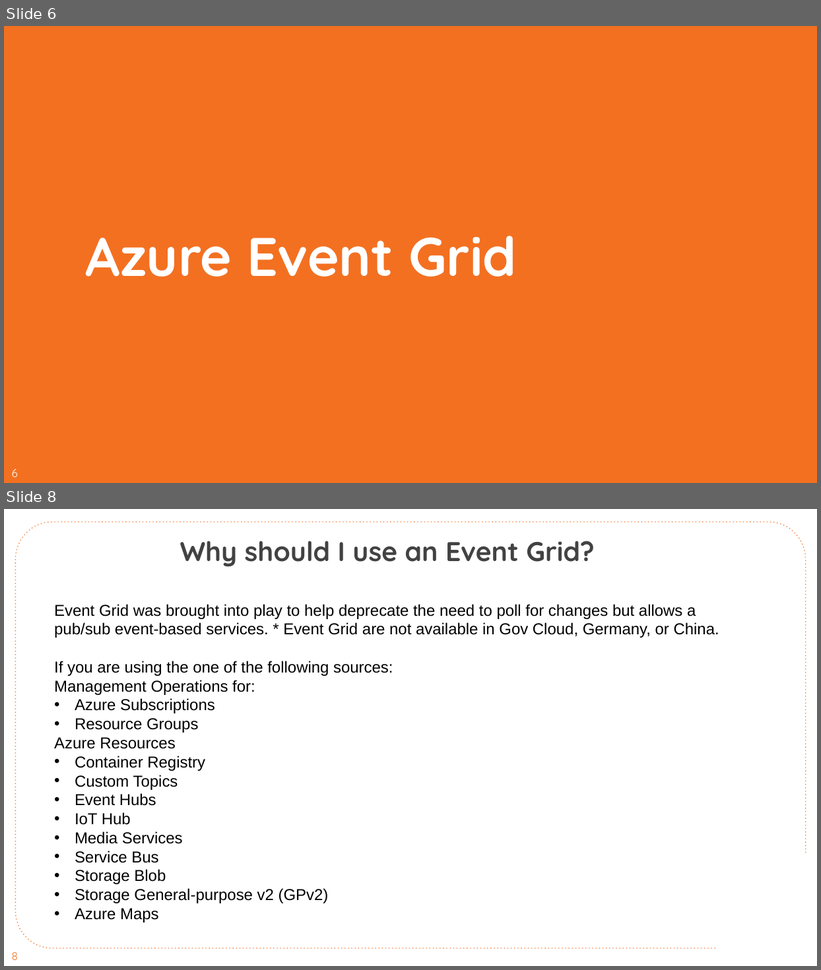
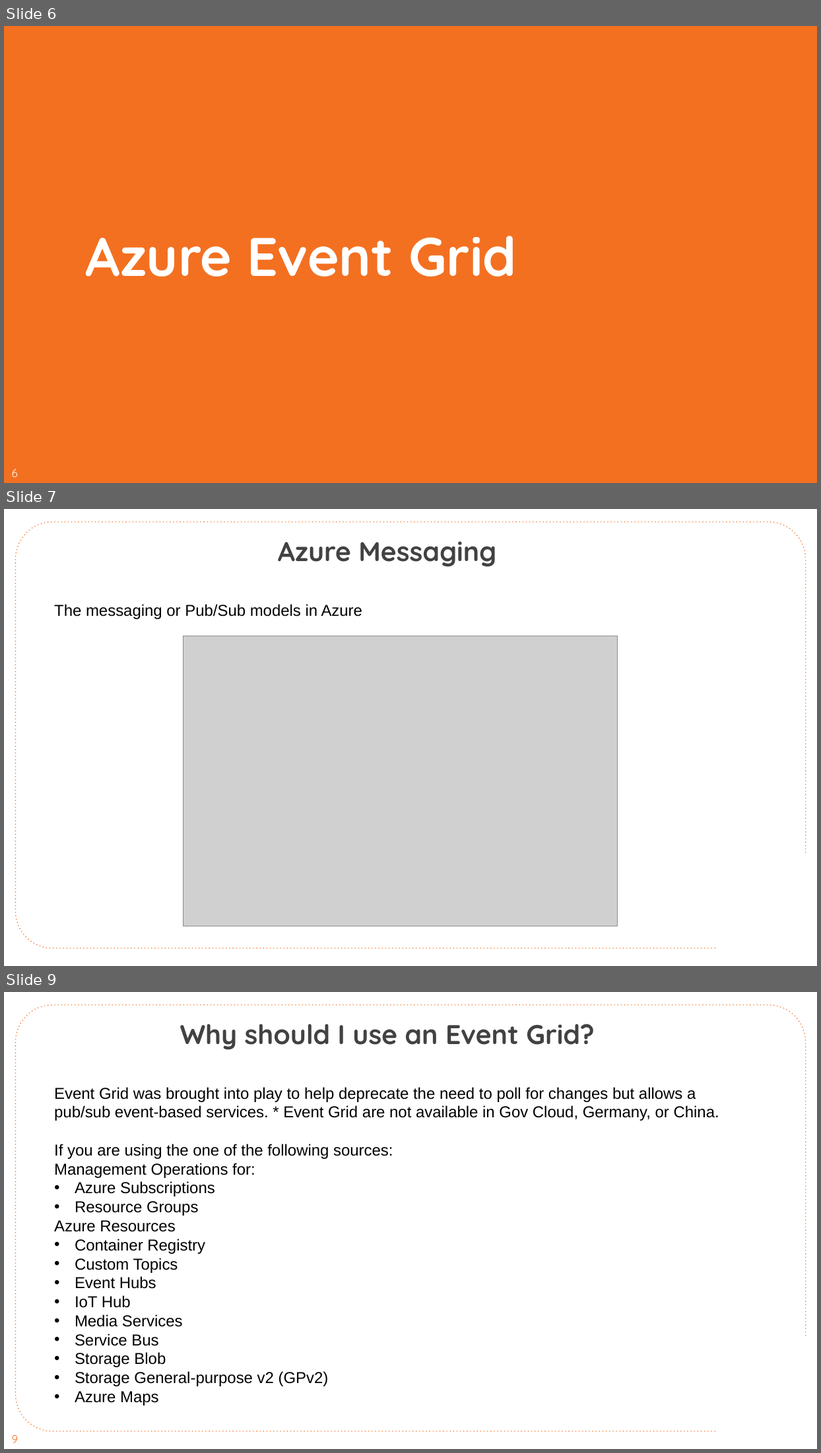
Before and after one commit to CloudSpecOps/Serverless-Architectures-with-Azure, a slide deck: Session Presentation/Azure-Serverless-Architecture-Session-Day-2.pptx. Shown one above the other, each under a label of ours: slides 6 and 8 before the commit, slides 6, 7 and 9 after it; the slides between them are not shown. The pictures are 821x970 and 821x1453 pixels, drawn with LibreOffice and Linux fonts; fonts in the diff are those of the drawing; grey boxes stand for pictures; background and template pictures are left out. Boxes give left, top, right and bottom in pixels: in the first picture for what was removed or moved away, otherwise in the second. Text is boxed around its words. In the diff, an @@ line names an element or a change of style, - is before the commit and + after.

```diff
--- a/Session Presentation/Azure-Serverless-Architecture-Session-Day-2.pptx
+++ b/Session Presentation/Azure-Serverless-Architecture-Session-Day-2.pptx
@@ slide 7 added at <box>4,509,817,966</box>, background #FFFFFF; not listed: 1 template element that a slide beside it also shows @@
@@ text added at <box>278,541,496,566</box>, 48 pt, text #424242, bold @@
+Azure Messaging
@@ text added at <box>54,604,363,619</box>, 28 pt, text #000000 @@
+The messaging or Pub/Sub models in Azure
@@ picture added at <box>183,636,618,926</box> @@
@@ what was slide 8 is now slide 9 @@
@@ page number at <box>12,1436,18,1443</box>: text changed @@
-8
+9
```
Also in this commit, not shown: 7 slides changed, 2 other slides added, 1 slide removed.
